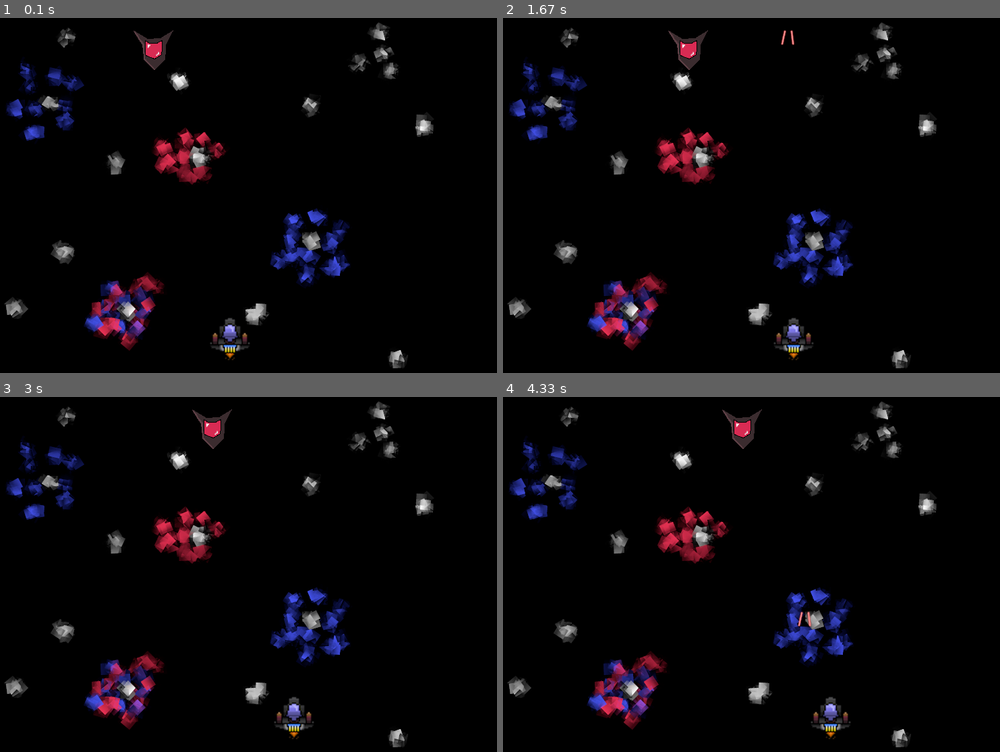
Above: before the commit, frames 1-4 (two rows, left to right).
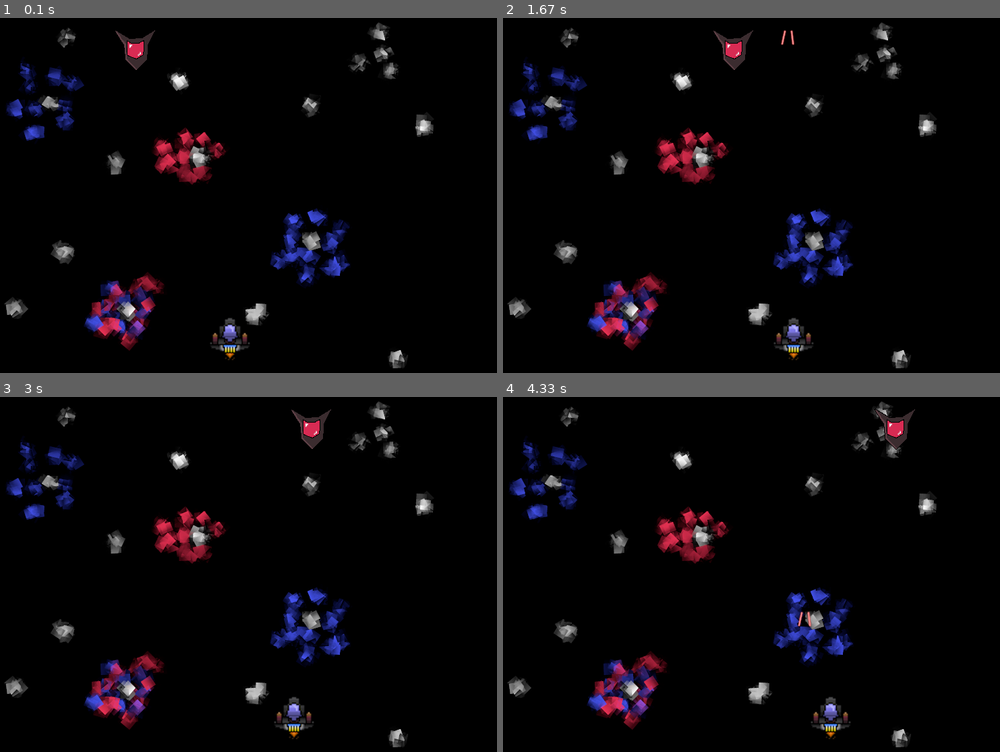
Above: after the commit, the same moments.

Repository: ohank/pygame_test
Game: pygame game, started from game.py
The game is run twice, just before and just after one commit, with the same random seed, the same clock (stepped at 60 frames per second) and the same inputs.
Inputs:
- Up to frame 1 (0.1 s): no input
- Up to frame 2 (1.67 s): hold Right 0.33-0.8 s; hold Right 0.83-1.3 s; tap Space at 0.9, 1.2, 1.4 s; hold Left from 1.33 s (still down)
- Up to frame 3 (3 s): tap Space at 1.7, 1.97, 2.27, 2.4, 2.7 s; release Left at 1.87 s; hold Left 1.9-2.3 s; hold Right 2.33-2.97 s
- Up to frame 4 (4.33 s): hold Left 3-3.47 s; tap Space at 3.07, 3.37, 3.57, 3.87, 4.07 s; hold Right 3.5-3.97 s; hold Right from 4 s (still down)

The runs differ from the first frame. In frame 1, 0.7% of the frame differs, in the area x 23-35%, y 3-15%; in frame 2, 0.7%; in frame 3, 0.7%; in frame 4, 0.8%, in the area x 44-83%, y 3-15%.

Commit message:
Added collition for projectile

Diff:
--- a/game.py
+++ b/game.py
@@ -1,4 +1,6 @@
+import math
 import random
+
 import pygame
 
 pygame.init()
@@ -19,8 +21,8 @@
 player_move_x = 0
 
 enemy_image = pygame.image.load('assets/enemy.png')
-enemy_pos = {"x": random.randint(0, 800), "y": random.randint(50, 150)}
-enemy_move_x = 1
+enemy_pos = {"x": random.randint(0, 700), "y": random.randint(50, 150)}
+enemy_move_x = 3
 enemy_move_y = 0
 
 laser_image = pygame.image.load('assets/laser.png')
@@ -28,6 +30,7 @@
 laser_move_y = 20
 laser_ready = True
 
+kills = 0
 
 def draw_player(player_position: dict):
     screen.blit(player_image, (player_position['x'], player_position['y']))
@@ -41,6 +44,14 @@
     global laser_ready
     laser_ready = False
     screen.blit(laser_image, (projectile_position['x'] + 16, projectile_position['y'] + 10))
+
+
+def is_collision(enemy_position: dict, projectile_position: dict) -> bool:
+    distance = math.sqrt(
+        (math.pow(enemy_position['x'] - projectile_position['x'], 2))
+        + (math.pow(enemy_position['y'] - projectile_position['y'], 2))
+    )
+    return distance < 27
 
 while run:
     clock.tick(30)
@@ -80,6 +91,13 @@
     if not laser_ready:
         fire_weapon(laser_pos)
         laser_pos['y'] -= laser_move_y
+
+    if is_collision(enemy_position=enemy_pos, projectile_position=laser_pos):
+        laser_ready = True
+        laser_pos = {"x": 370, "y": 480}
+        kills += 1
+        enemy_pos = {"x": random.randint(0, 700), "y": random.randint(50, 150)}
+
     draw_player(player_pos)
     draw_enemy(enemy_pos)
     pygame.display.update()
